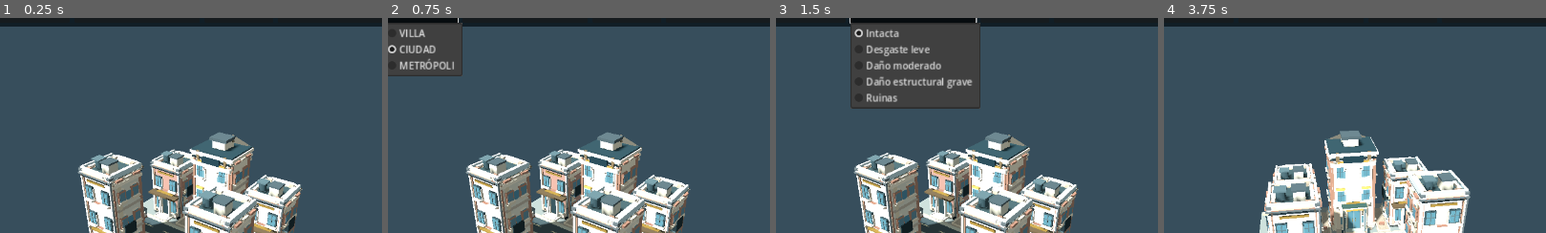
Above: before the commit, frames 1-4 (left to right).
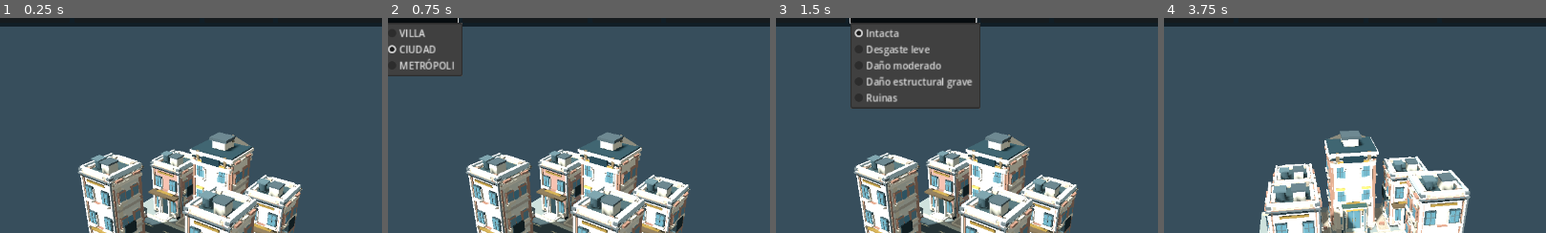
Above: after the commit, the same moments.

Repository: edwinrodri12/Tarvoka
Game: Godot game, scene res://scenes/CivilianCityDesignStudioV8.tscn
Two runs of this game, one before a commit and one after it. Both use one fixed random seed, a clock stepped at 60 frames per second and the inputs below. This scene is started directly instead of the project's main scene.
Inputs:
- Up to frame 1 (0.25 s): no input
- Up to frame 2 (0.75 s): click "CIUDAD" at 0.5 s
- Up to frame 3 (1.5 s): click "Intacta" at 1.25 s
- Up to frame 4 (3.75 s): click "NEUTRAL" at 2 s; click "DETALLE COMPLETO" at 2.75 s; click "↶ 45°" at 3.5 s
The pictures show only the part of the screen within x 25-75%, y 8-58%; the shares and areas given below are measured in that part.

The runs differ from the first frame. In frame 1, less than 0.1% of the frame differs, in the area x 21-78%, y 61-97%; in frame 2, less than 0.1%; in frame 3, less than 0.1%; in frame 4, 0.1%, in the area x 28-79%, y 65-90%.

Commit message:
art(city): use V30 three-tier silhouette proportions in all Godot city LOD builds

Diff:
--- a/scripts/ui/CivilianCityTacticalLOD4.gd
+++ b/scripts/ui/CivilianCityTacticalLOD4.gd
@@ -30,6 +30,7 @@
 const V27=preload("res://scripts/ui/CivilianCityStreetInterfaceV27.gd")
 const V28=preload("res://scripts/ui/CivilianCityFourElevationV28.gd")
 const V29=preload("res://scripts/ui/CivilianCityArchitecturalPolishV29.gd")
+const V30=preload("res://scripts/ui/CivilianCityTierProportionsV30.gd")
 const Style=preload("res://scripts/ui/VisualStyle.gd")
 const STAGE_NAME="CiudadCivilV4SiluetaTacticaLOD"
 const LEVELS=["Cercano · detalle completo",
@@ -232,7 +233,11 @@
         # V29 close-up joinery remains in high detail only.
         "V29_CosturaCubiertaFachada_","V29_NucleoAlfeizar_",
         "V29_JuntaFracturaInferior_",
-        "V29_CantoInteriorExpuesto_"]:
+        "V29_CantoInteriorExpuesto_",
+        # V30 interior/wall section detail at close LOD only.
+        "V30_EntramadoVillaInterior_",
+        "V30_DintelLadrilloInterior_",
+        "V30_SeccionVigaMetalInterior_"]:
         if name.begins_with(prefix):
             return false
     return true
@@ -409,7 +414,15 @@
         "V29_FragmentoCimientoAsentado_",
         "V29_FragmentoFrisoAyuntamiento",
         "V29_CantoAccesoMunicipal",
-        "V29_PedazoPlacaCivica"]:
+        "V29_PedazoPlacaCivica",
+        # V30 exposed D2 crowns and grounded D4 tier fragments keep
+        # the three urban sizes distinguishable at battle zoom.
+        "V30_AlfardaVillaExpuesta_",
+        "V30_SillarCornisaCiudadRoto_",
+        "V30_NervioCoronaMetroTorsionado_",
+        "V30_TejaVillaDerruida_",
+        "V30_BloqueCiudadDerruido_",
+        "V30_PerfilMetroCaido_"]:
         if name.begins_with(prefix):
             return true
     return false
@@ -525,7 +538,9 @@
         return false
     if not V29.apply(model,level,faction,damage):
         return false
-    model.set_meta("city_art_work_in_progress",29)
+    if not V30.apply(model,level,faction,damage):
+        return false
+    model.set_meta("city_art_work_in_progress",30)
     return set_detail(model,0)
 
 # Native runtime option for dense city maps, reducing BOTH visible drawcalls
